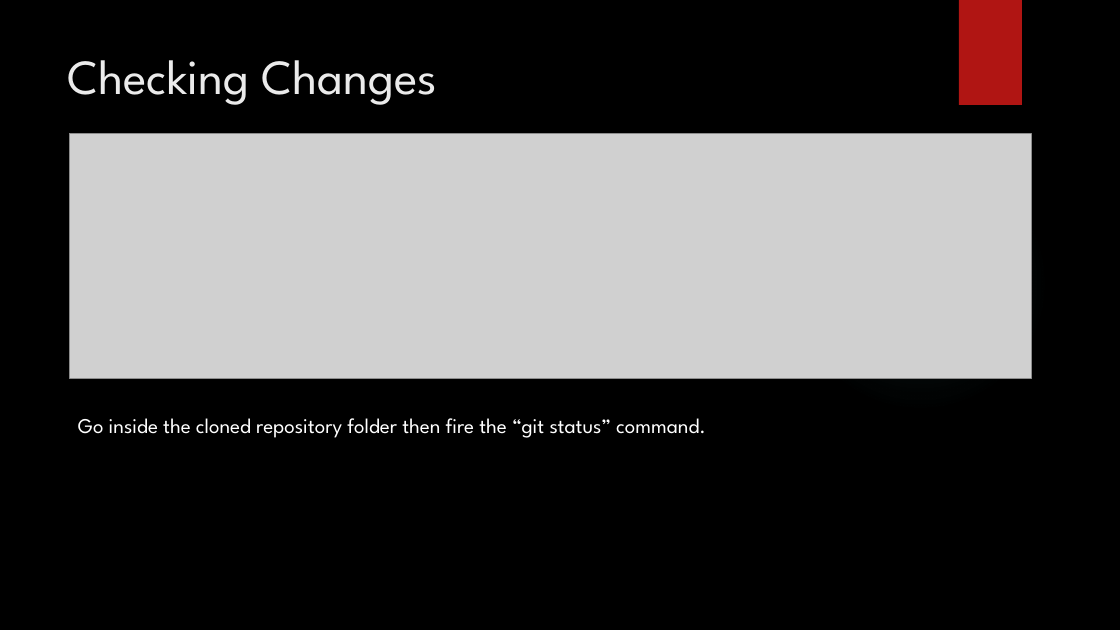
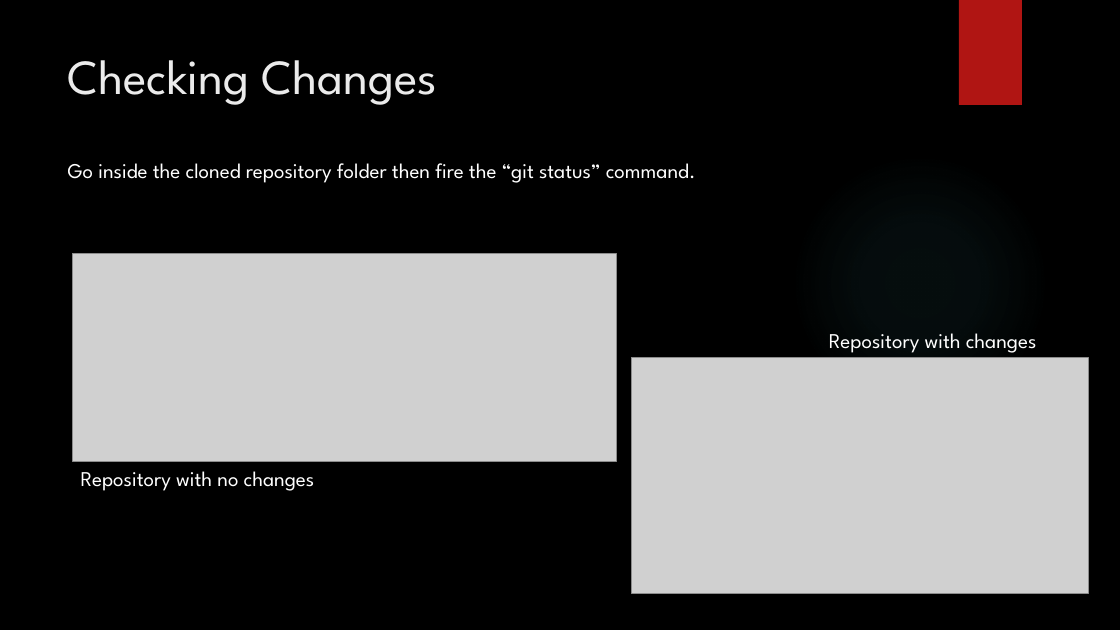
Before and after one commit to jrGabrillo/HelloWorld, a slide deck: slide 15 of github.pptx. Drawn at 1120x630 pixels with LibreOffice and Linux fonts; fonts in the diff are those of the drawing; grey boxes stand for pictures; background and template pictures are left out. Boxes give left, top, right and bottom in pixels: in the first picture for what was removed or moved away, otherwise in the second. Text is boxed around its words. In the diff, an @@ line names an element or a change of style, - is before the commit and + after.

```diff
--- a/github.pptx
+++ b/github.pptx
@@ text "Go inside the cloned repository ...": place and size @@
-text "Go inside the cloned repository ..." at box(78, 418, 706, 438)
+text "Go inside the cloned repository ..." at box(68, 163, 696, 183)
@@ picture: place and size @@
-picture at box(70, 134, 1032, 379)
+picture at box(72, 254, 617, 461)
@@ picture added at box(631, 358, 1088, 594) @@
@@ text added at box(829, 333, 1037, 353), 18 pt, text #FFFFFF @@
+Repository with changes
@@ text added at box(81, 471, 315, 491), 18 pt, text #FFFFFF @@
+Repository with no changes
```
Also in this commit, not shown: 1 other slide changed, 4 slides added, 1 other file.
